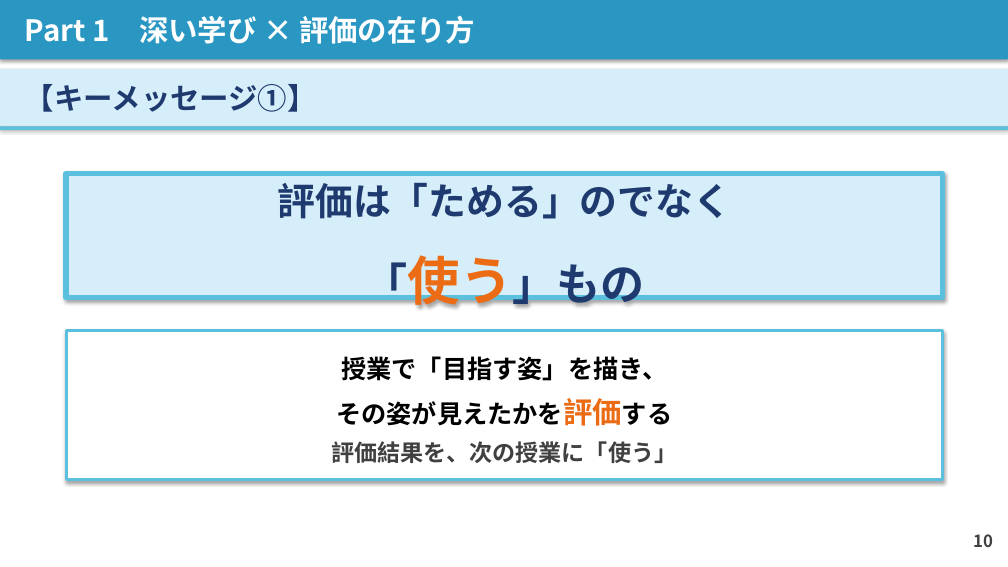
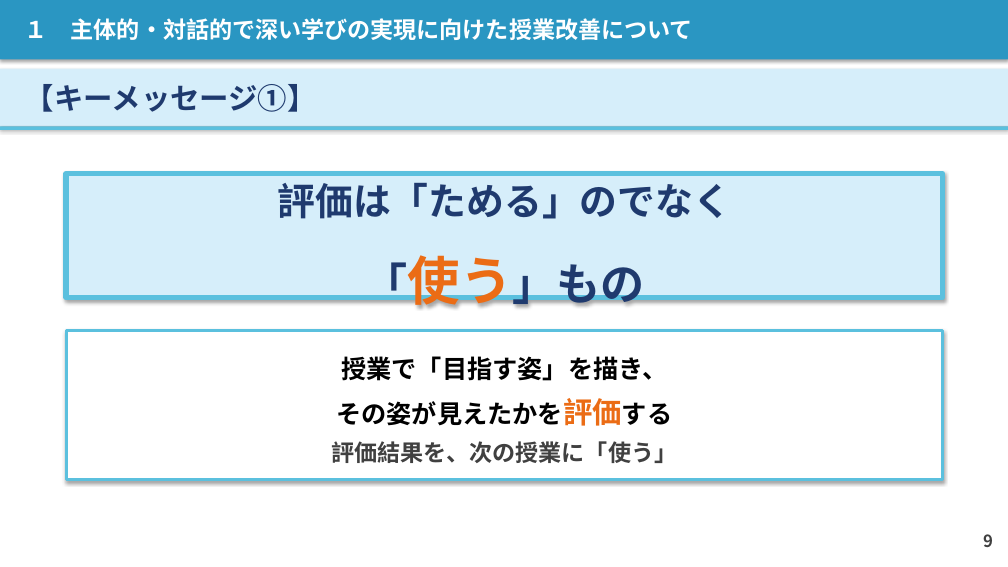
Before and after one commit to contynet730-star/con30, a slide deck: slide 9 of 講義スライド_石神井南中_20260603.pptx (slide 10 before the commit). Drawn at 1008x567 pixels with LibreOffice and Linux fonts; fonts in the diff are those of the drawing. Boxes give left, top, right and bottom in pixels: in the first picture for what was removed or moved away, otherwise in the second. Text is boxed around its words. In the diff, an @@ line names an element or a change of style, - is before the commit and + after.

```diff
--- a/講義スライド_石神井南中_20260603.pptx
+++ b/講義スライド_石神井南中_20260603.pptx
@@ text in rectangle at (25, 18, 693, 40): text changed; size 28 to 22 pt @@
-Part 1 深い学び × 評価の在り方
+１ 主体的・対話的で深い学びの実現に向けた授業改善について
@@ text at (983, 534, 993, 547): text changed @@
-10
+9
```
Also in this commit, not shown: 25 other slides changed, 1 slide added, 1 slide removed, 1 other file.
